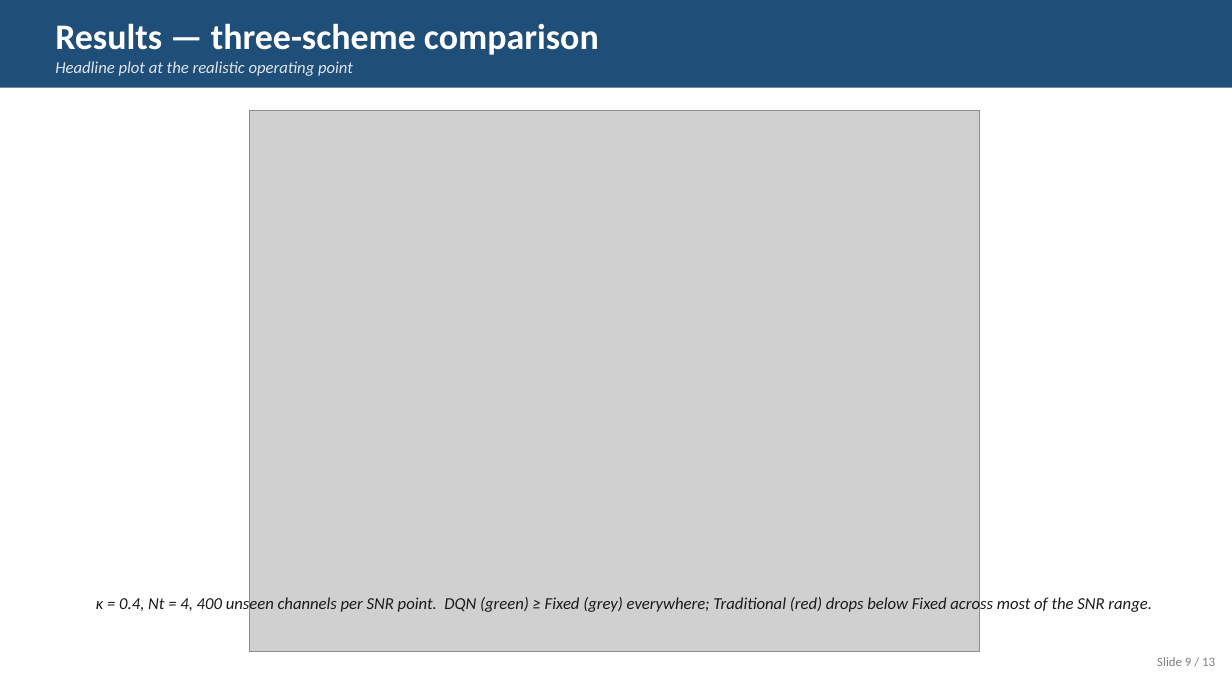
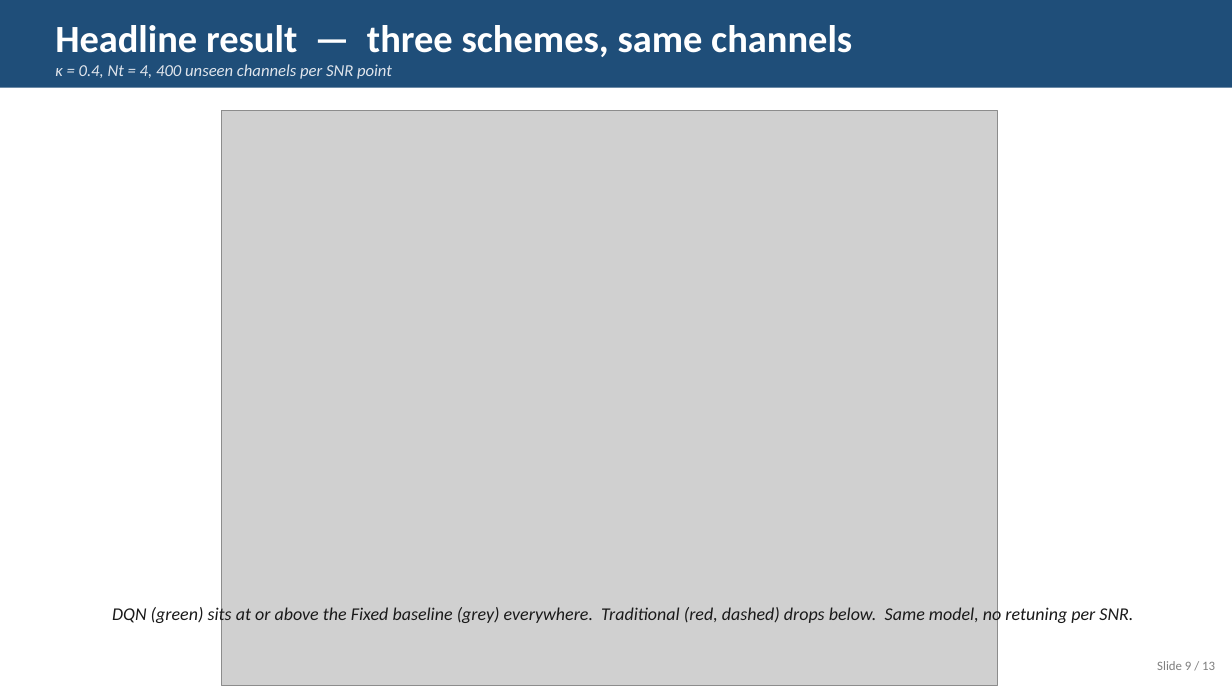
Before and after one commit to kryptbakar/DQN-Enhanced-Adaptive-Artificial-Noise-Power-Allocation, a slide deck: slide 9 of report/slides.pptx. Drawn at 1232x693 pixels with LibreOffice and Linux fonts; fonts in the diff are those of the drawing; grey boxes stand for pictures. Boxes give left, top, right and bottom in pixels: in the first picture for what was removed or moved away, otherwise in the second. Text is boxed around its words. In the diff, an @@ line names an element or a change of style, - is before the commit and + after.

Commit message:
redesign slide deck — visual cards, fewer formulas, classroom-friendly
The previous deck packed too much math and dense bullets per slide for a
10-12 minute talk in front of a mixed audience (instructor + classmates).
This pass restructures the same 13-slide flow around visual cards, larger
type, and one-idea-per-slide.

Per-slide changes:
- Slide 1: cleaner title, accent strip, larger paper title.
- Slide 2 (problem): story-first, no inline math; 5 short bullets.
- Slide 3 (system model): three coloured cards for Alice / Bob / Eve;
  only the imperfect-CSI equation kept, embedded as a rendered PNG.
- Slide 4 (classical answers): two side-by-side cards (Fixed vs
  Traditional) with pros/cons rather than equations.
- Slide 5 (failure mode): full-bleed figure, single-sentence caption.
- Slide 6 (our approach): three idea blocks (Reframe / Two key inputs /
  Single deployable model) instead of architecture details.
- Slide 7 (state + action): icons for the seven state items, one
  rendered equation for the alignment cue, two cards for action and
  network. Formula-density way down.
- Slide 8 (training): training curve on the left, three 'stat' cards
  (7000 episodes, ~38 s, three Nt) replacing the dense hyperparam list.
- Slides 9 + 10: same plot story but trimmed captions.
- Slide 11 (demo cue): five compact tab cards with icon + name + 1-line
  description.
- Slide 12 (takeaways): three coloured cards (Problem / Fix / Outcome)
  instead of a long bullet list.
- Slide 13: thank-you, unchanged.

Reduces visible formula count from a dozen-plus inline strings to two
rendered PNGs (CSI model on slide 3, alignment on slide 7) — math is
still present where it earns its place, but the deck reads as a
presentation, not a paper.

```diff
--- a/report/slides.pptx
+++ b/report/slides.pptx
@@ text at <box>55,25,852,79</box>: text changed; size 13 to 30 pt; text colour #E0E5EC to #FFFFFF; bold on; italic off @@
-Results — three-scheme comparison
-Headline plot at the realistic operating point
+Headline result — three schemes, same channels
+κ = 0.4, Nt = 4, 400 unseen channels per SNR point
@@ picture: place and size @@
-picture at <box>250,111,980,652</box>
+picture at <box>222,111,998,686</box>
@@ text at <box>112,605,1133,625</box>: text changed; size 13 to 14 pt @@
-κ = 0.4, Nt = 4, 400 unseen channels per SNR point. DQN (green) ≥ Fixed (grey) everywhere; Traditional (red) drops below Fixed across most of the SNR range.
+DQN (green) sits at or above the Fixed baseline (grey) everywhere. Traditional (red, dashed) drops below. Same model, no retuning per SNR.
@@ text "Slide 9 / 13": place and size @@
-text "Slide 9 / 13" at <box>1157,657,1215,666</box>
+text "Slide 9 / 13" at <box>1157,661,1215,670</box>
```
Also in this commit, not shown: 7 other slides changed, 5 slides added, 5 slides removed, 1 other file.
